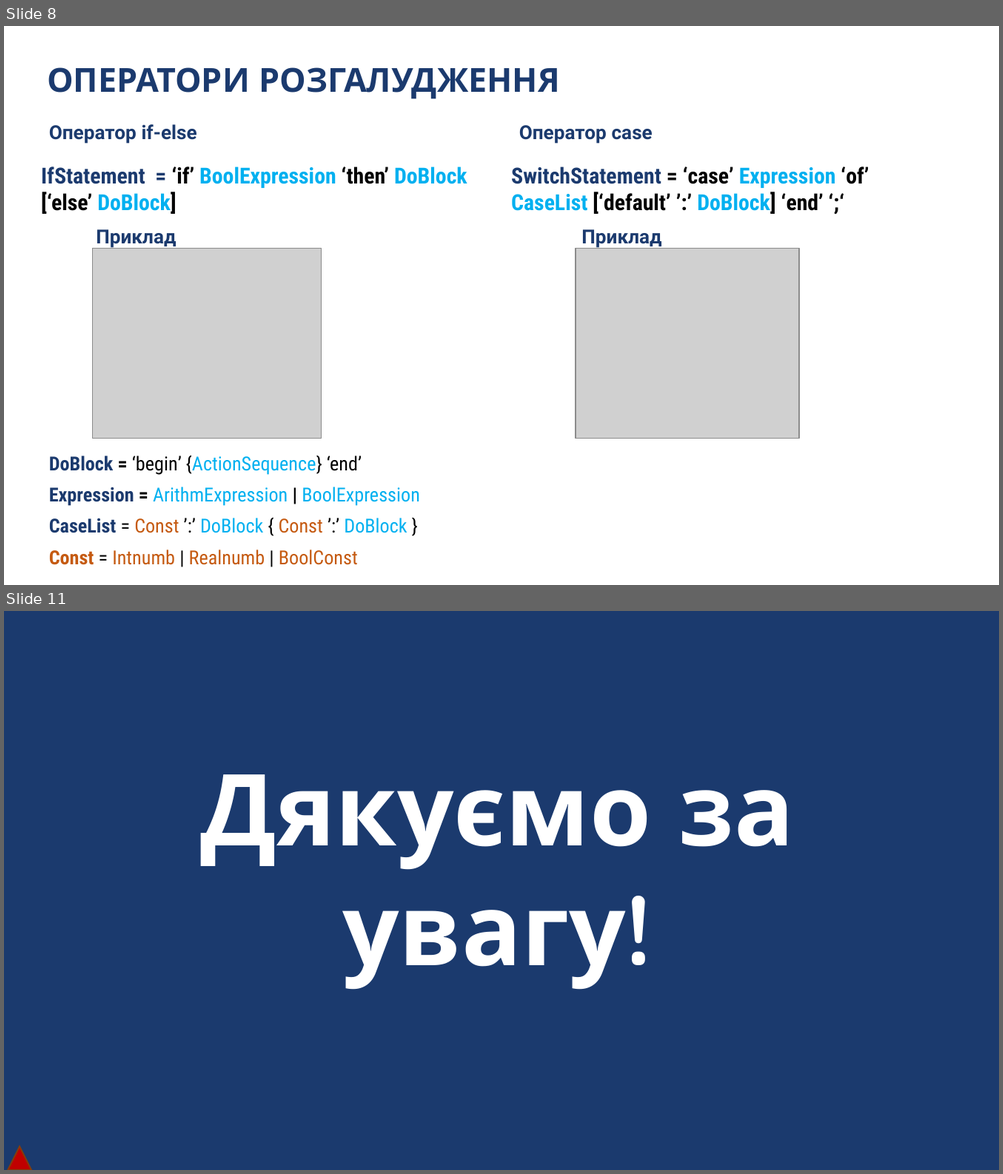
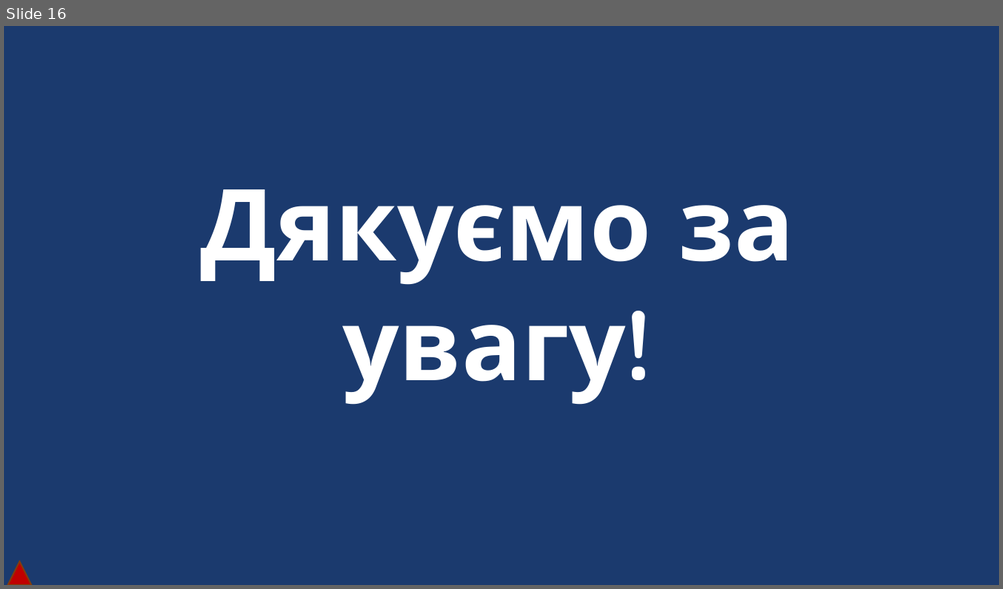
Before and after one commit to DaniilKhortov/BlackBox, a slide deck: BlackBox.pptx. Shown one above the other, each under a label of ours: slides 8 and 11 before the commit, slide 16 after it; the slides between them are not shown. The pictures are 1003x1174 and 1003x589 pixels, drawn with LibreOffice and Linux fonts; fonts in the diff are those of the drawing; grey boxes stand for pictures; background and template pictures are left out. Boxes give left, top, right and bottom in pixels: in the first picture for what was removed or moved away, otherwise in the second. Text is boxed around its words. In the diff, an @@ line names an element or a change of style, - is before the commit and + after.

```diff
--- a/BlackBox.pptx
+++ b/BlackBox.pptx
@@ slide 8 removed at box(4, 26, 999, 585), background #FFFFFF @@
@@ text removed at box(47, 67, 560, 99) @@
-ОПЕРАТОРИ РОЗГАЛУДЖЕННЯ
@@ text removed at box(49, 124, 197, 144) @@
-Оператор if-else
@@ text removed at box(519, 125, 652, 144) @@
-Оператор case
@@ text removed at box(41, 167, 467, 214) @@
-IfStatement = ‘if’ BoolExpression ‘then’ DoBlock
-[‘else’ DoBlock]
@@ text removed at box(511, 167, 868, 214) @@
-SwitchStatement = ‘case’ Expression ‘of’ CaseList [‘default’ ’:’ DoBlock] ‘end’ ‘;‘
@@ text removed at box(96, 230, 176, 248) @@
-Приклад
@@ text removed at box(581, 230, 661, 248) @@
-Приклад
@@ picture removed at box(93, 248, 321, 439) @@
@@ picture removed at box(575, 248, 799, 439) @@
@@ text removed at box(49, 455, 361, 475) @@
-DoBlock = ‘begin’ {ActionSequence} ‘end’
@@ text removed at box(49, 487, 420, 506) @@
-Expression = ArithmExpression | BoolExpression
@@ text removed at box(49, 518, 407, 534) @@
-CaseList = Const ’:’ DoBlock { Const ’:’ DoBlock }
@@ text removed at box(49, 550, 358, 565) @@
-Const = Intnumb | Realnumb | BoolConst
@@ what was slide 11 is now slide 16 @@
```
Also in this commit, not shown: 1 slide changed, 14 slides added, 8 other slides removed, 6 other files.
